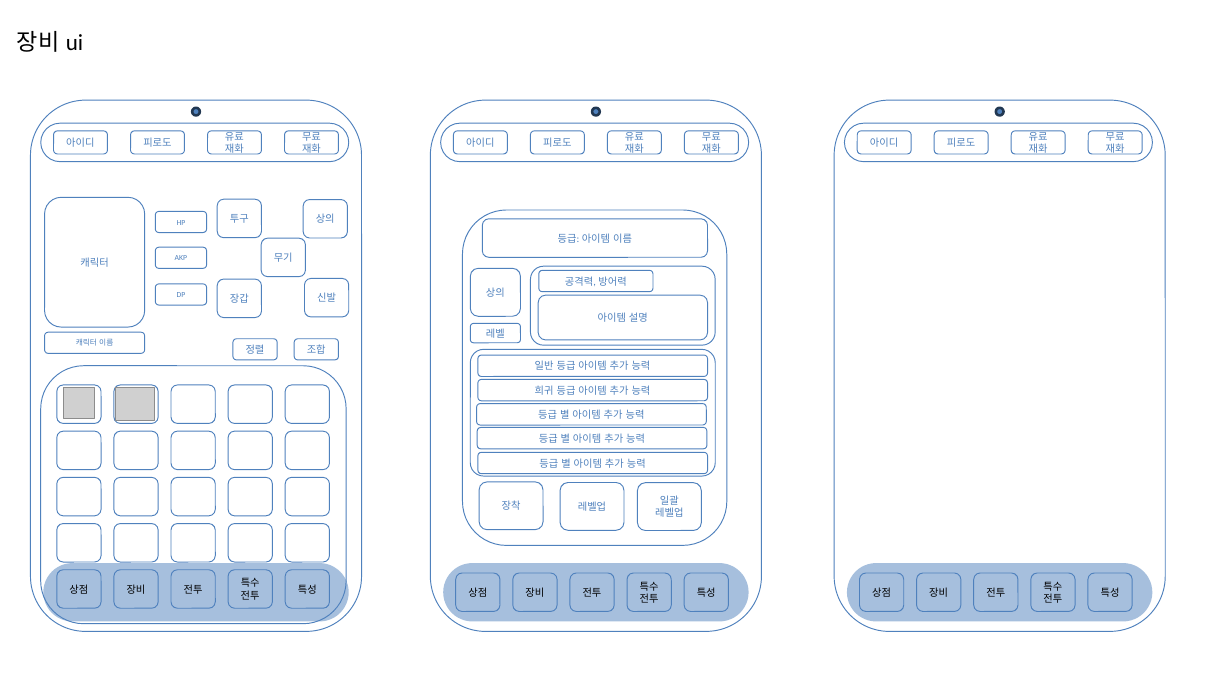
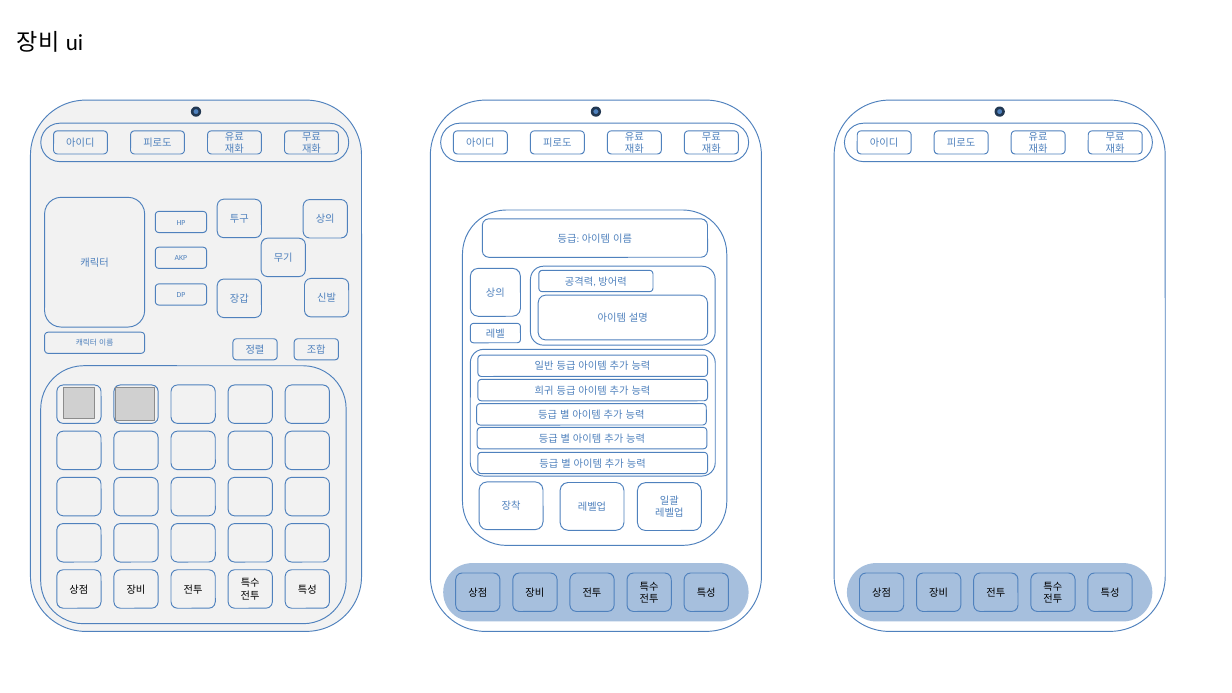
Before and after one commit to sms3072/wepatens, a slide deck: slide 7 of contents/동물서바이벌/탕탕특공대 역기획서.pptx. Drawn at 1232x693 pixels with LibreOffice and Linux fonts; fonts in the diff are those of the drawing; grey boxes stand for pictures. Boxes give left, top, right and bottom in pixels: in the first picture for what was removed or moved away, otherwise in the second. Text is boxed around its words. In the diff, an @@ line names an element or a change of style, - is before the commit and + after.

```diff
--- a/contents/동물서바이벌/탕탕특공대 역기획서.pptx
+++ b/contents/동물서바이벌/탕탕특공대 역기획서.pptx
@@ rounded rectangle at (x1=30, y1=100, x2=361, y2=631): fill none to #F2F2F2 @@
@@ rounded rectangle removed at (x1=43, y1=563, x2=349, y2=621) @@
```
Also in this commit, not shown: 10 other files.
